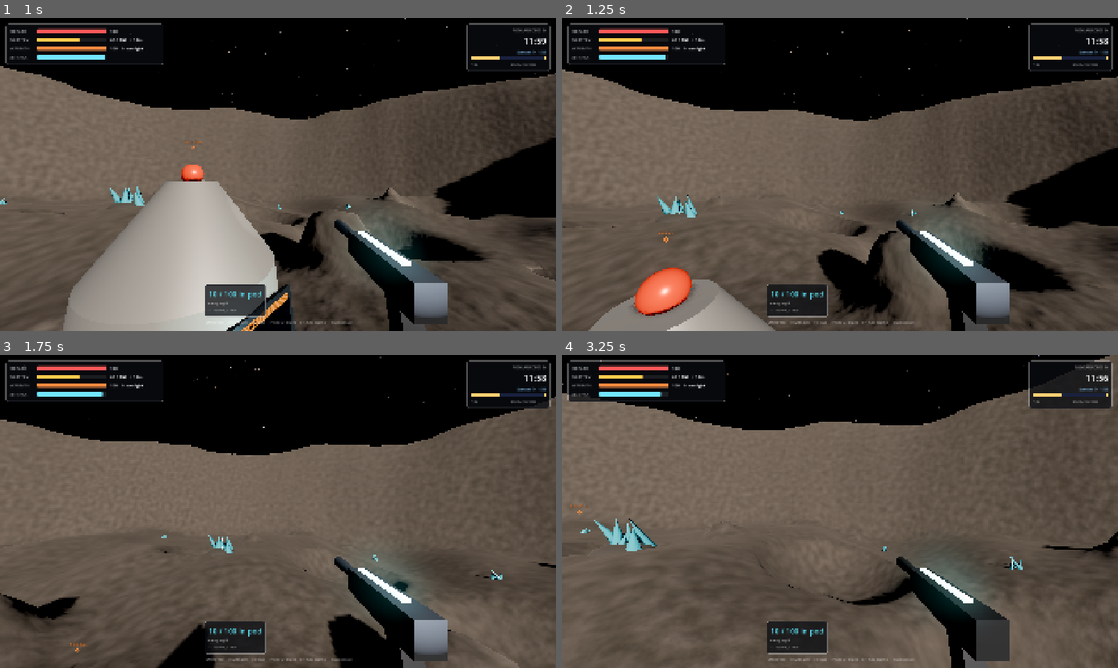
Above: before the commit, frames 1-4 (two rows, left to right).
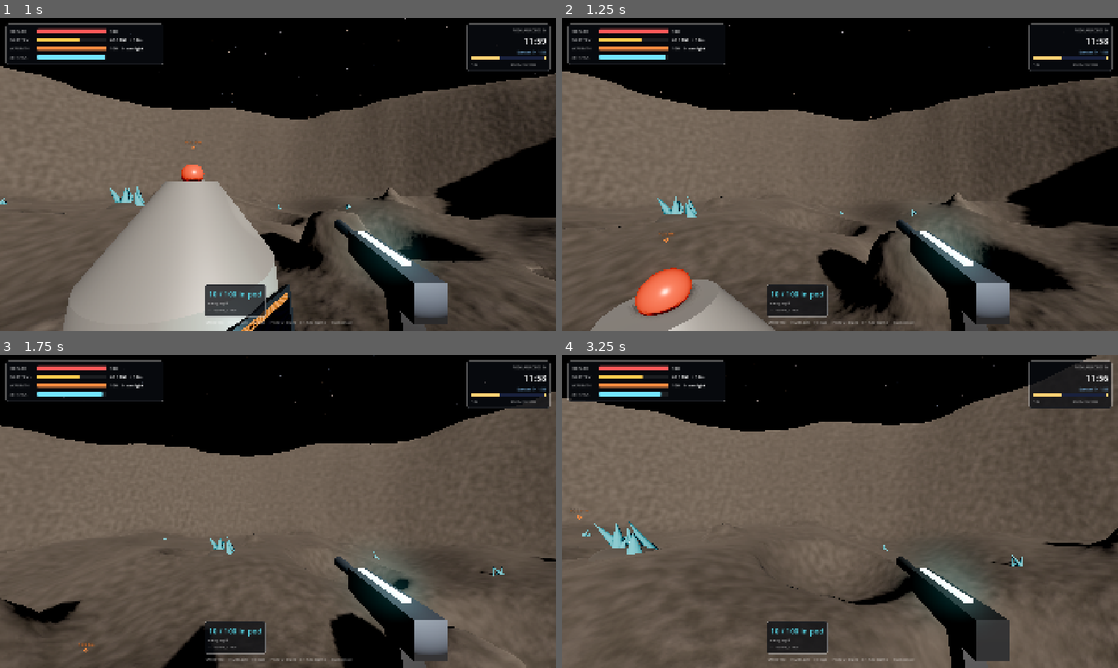
Above: after the commit, the same moments.

Repository: devonbacon/rockhopper
Game: Godot game, scene res://game/game.tscn
Two runs of this game, one before a commit and one after it. Both use one fixed random seed, a clock stepped at 60 frames per second and the inputs below.
Inputs (mouse positions are in pixels of both pictures, inside the frame that each line leads up to):
- Up to frame 1 (1 s): tap Enter at 0.5 s; move the mouse to (305, 174) at 0.52 s; hold W from 0.53 s (still down); tap R at 0.6 s; click (305, 174) at 0.67 s; tap Space at 0.77 s
- Up to frame 2 (1.25 s): keep holding W; tap Space at 1.07 s
- Up to frame 3 (1.75 s): keep holding W; move the mouse to (250, 511) at 1.27 s; tap Q at 1.35 s; tap Space at 1.52 s
- Up to frame 4 (3.25 s): keep holding W; tap Space at 1.82, 3.02 s; move the mouse to (851, 505) at 2.02 s; tap F at 2.1 s; move the mouse to (834, 517) at 2.77 s; tap Shift at 2.85 s; click (834, 517) at 2.92 s

Frame 1 is identical in both runs. In frame 2, 0.4% of the frame differs, in the area x 0-100%, y 0-100%; in frame 3, 2.3%; in frame 4, 1.6%.

Commit message:
Tilt the view a little when strafing, as in Quake
Co-Authored-By: Claude Opus 5.5 <noreply@anthropic.com>

Diff:
--- a/player/player.gd
+++ b/player/player.gd
@@ -25,6 +25,7 @@
 const SLIDE_STEER := 4.0
 const SLIDE_JUMP_BOOST := 1.1
 const SLIDE_COOLDOWN := 0.8
+const STRAFE_TILT := 2.5
 const JUMP := 4.5
 const JET := 11.0
 const JET_DRAIN := 35.0
@@ -257,6 +258,8 @@
 			fuel = maxf(0.0, fuel - JET_DRAIN * delta)
 	_crouch = move_toward(_crouch, 1.0 if sliding else 0.0, delta * 8.0)
 	_head.position.y = lerpf(HEIGHT - 0.15, 0.95, _crouch)
+	var side := clampf(horizontal.dot(global_basis.x) / RUN, -1.0, 1.0)
+	camera.rotation.z = lerpf(camera.rotation.z, -side * deg_to_rad(STRAFE_TILT), minf(1.0, delta * 10.0))
 	vertical -= up * GRAVITY * delta
 	velocity = horizontal + vertical
 	var flat := Vector2(global_position.x, global_position.z)
